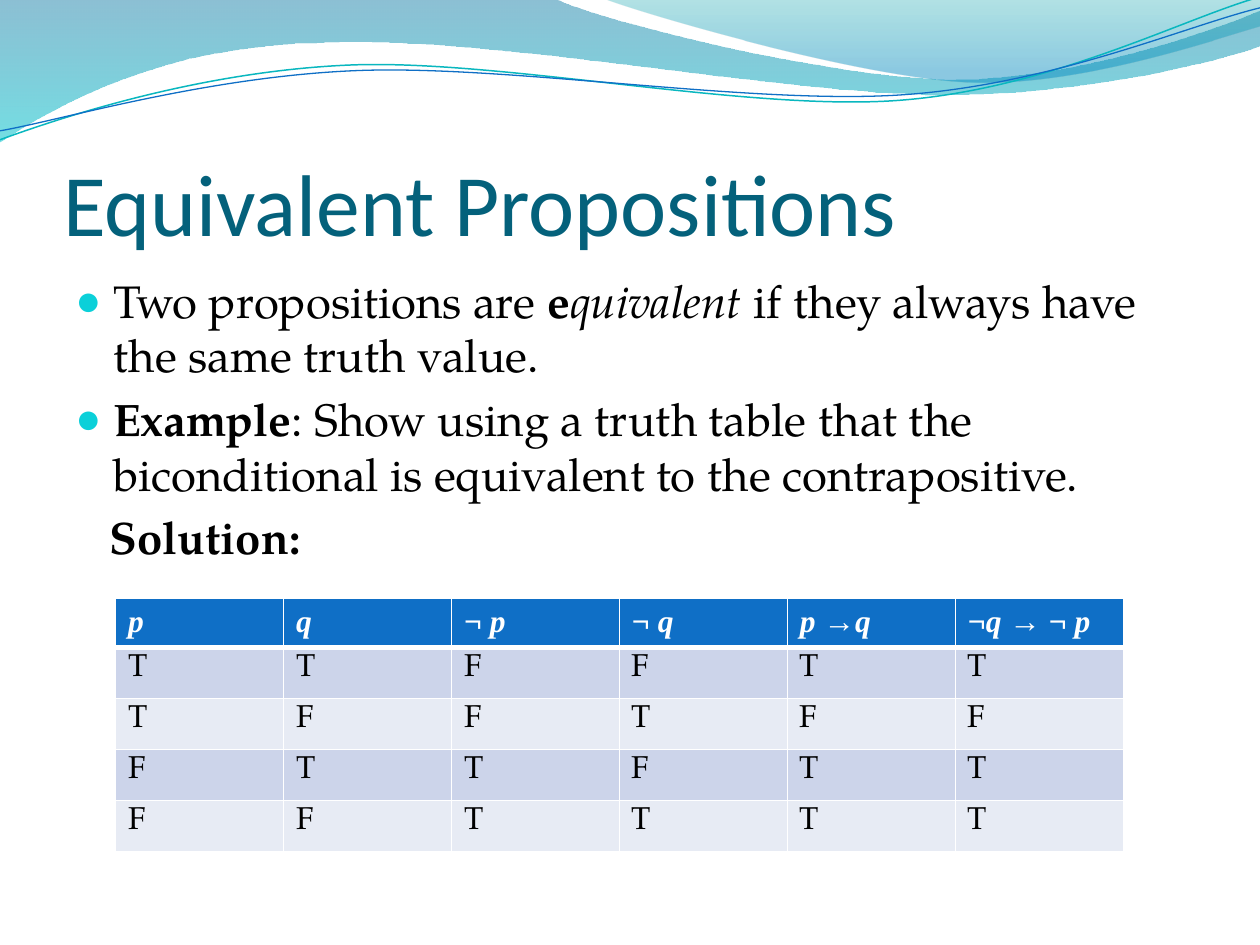
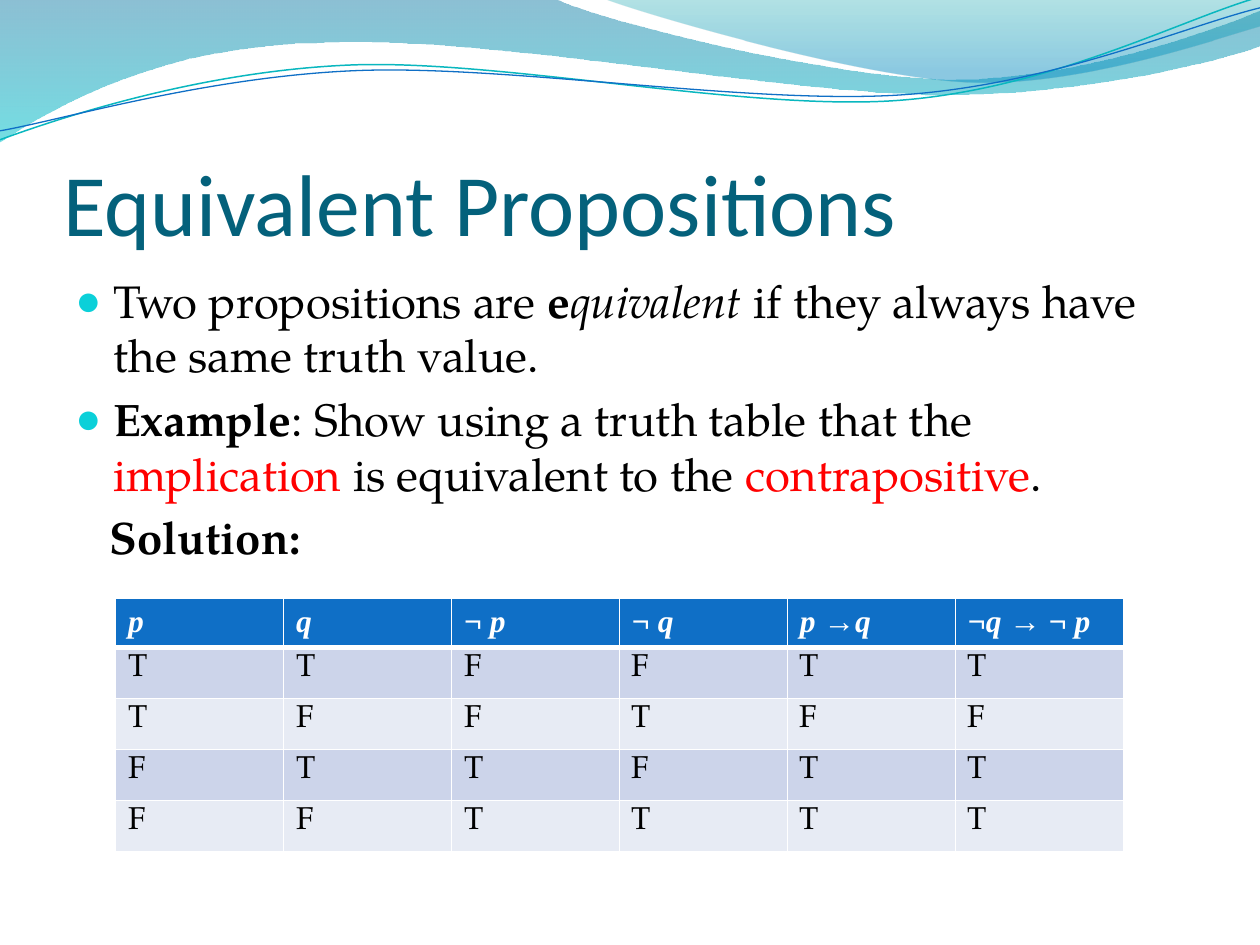
Before and after one commit to lin-chen-GA/lin-chen-GA.github.io, a slide deck: slide 25 of cs2620/slides/cs2620_notes1.pptx (slide 18 before the commit). Drawn at 1260x945 pixels with LibreOffice and Linux fonts; fonts in the diff are those of the drawing; background and template pictures are left out. Boxes give left, top, right and bottom in pixels: in the first picture for what was removed or moved away, otherwise in the second. Text is boxed around its words. In the diff, an @@ line names an element or a change of style, - is before the commit and + after.

```diff
--- a/cs2620/slides/cs2620_notes1.pptx
+++ b/cs2620/slides/cs2620_notes1.pptx
@@ text at [113,403,1042,504]: text changed @@
-● Example: Show using a truth table that the biconditional is equivalent to the contrapositive.
+● Example: Show using a truth table that the implication is equivalent to the contrapositive.
```
Also in this commit, not shown: 12 other slides changed, 7 slides added, 3 other files.
